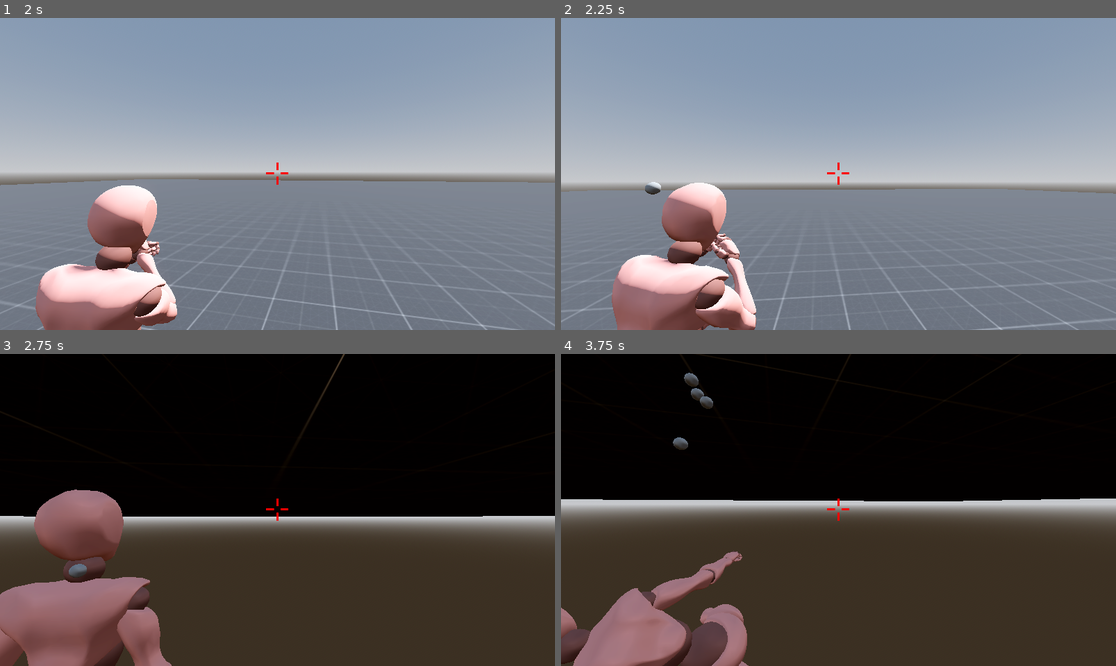
Above: before the commit, frames 1-4 (two rows, left to right).
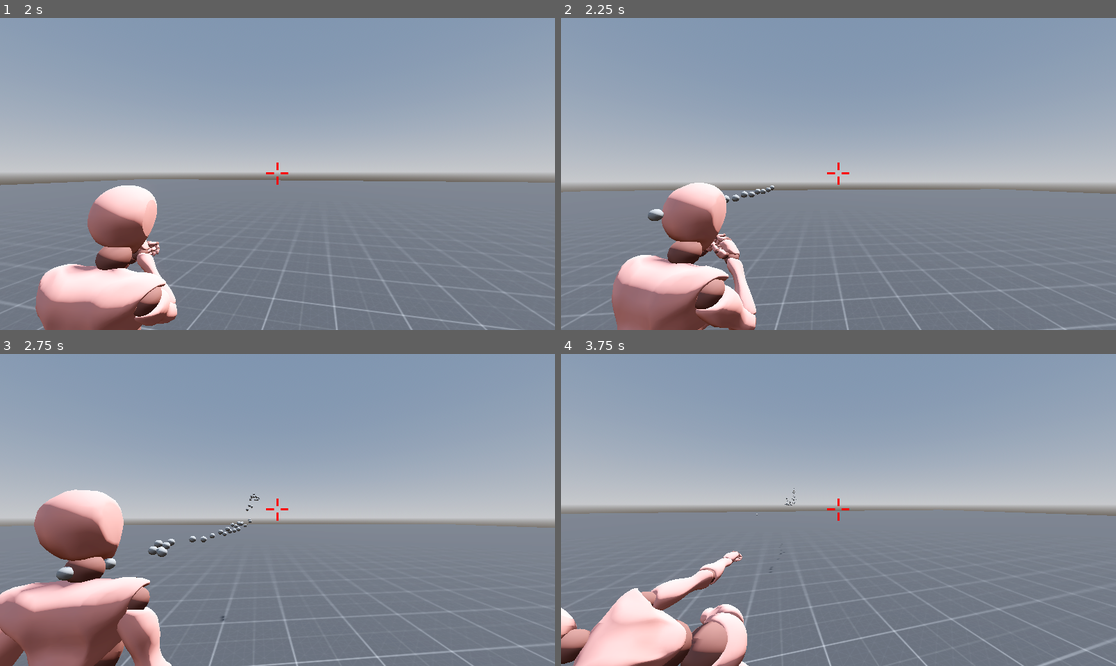
Above: after the commit, the same moments.

Repository: waleedlugod/tps
Game: Godot game, scene res://scenes/main.tscn
The game is run twice, just before and just after one commit, with the same random seed, the same clock (stepped at 60 frames per second) and the same inputs.
Inputs (mouse positions are in pixels of both pictures, inside the frame that each line leads up to):
- Up to frame 1 (2 s): tap Enter (ui_accept) at 0.5, 0.77, 1.52 s; move the mouse to (305, 174) at 0.52 s; hold W (forward) from 0.53 s (still down); tap F (kick) at 0.6 s; move the mouse to (249, 174) at 1.27 s; tap Shift (run) at 1.35 s
- Up to frame 2 (2.25 s): keep holding W (forward); move the mouse to (849, 167) at 2.02 s; press the mouse at (849, 167) at 2.03 s
- Up to frame 3 (2.75 s): keep holding W (forward)
- Up to frame 4 (3.75 s): keep holding W (forward); move the mouse to (832, 516) at 2.77 s; release the mouse at (832, 516) at 2.78 s; tap F (kick) at 2.85 s; tap Enter (ui_accept) at 3.02 s; move the mouse to (877, 513) at 3.52 s; hold Shift (run) from 3.53 s (still down)

Frame 1 is identical in both runs. In frame 2, 1.4% of the frame differs, in the area x 0-100%, y 52-100%; in frame 3, 91%; in frame 4, 95%, in the area x 0-100%, y 0-100%.
Error before the commit: Invalid assignment of property or key 'direction' with value of type 'Vector3' on a base object of type 'StaticBody3D'. (res://scripts/main.gd:19)

Commit message:
fix bullet node

Diff:
--- a/scripts/bullet.gd
+++ b/scripts/bullet.gd
@@ -1,4 +1,4 @@
-extends MeshInstance3D
+extends StaticBody3D
 var SPEED = 0.1
 var direction = Vector3.ZERO
 
